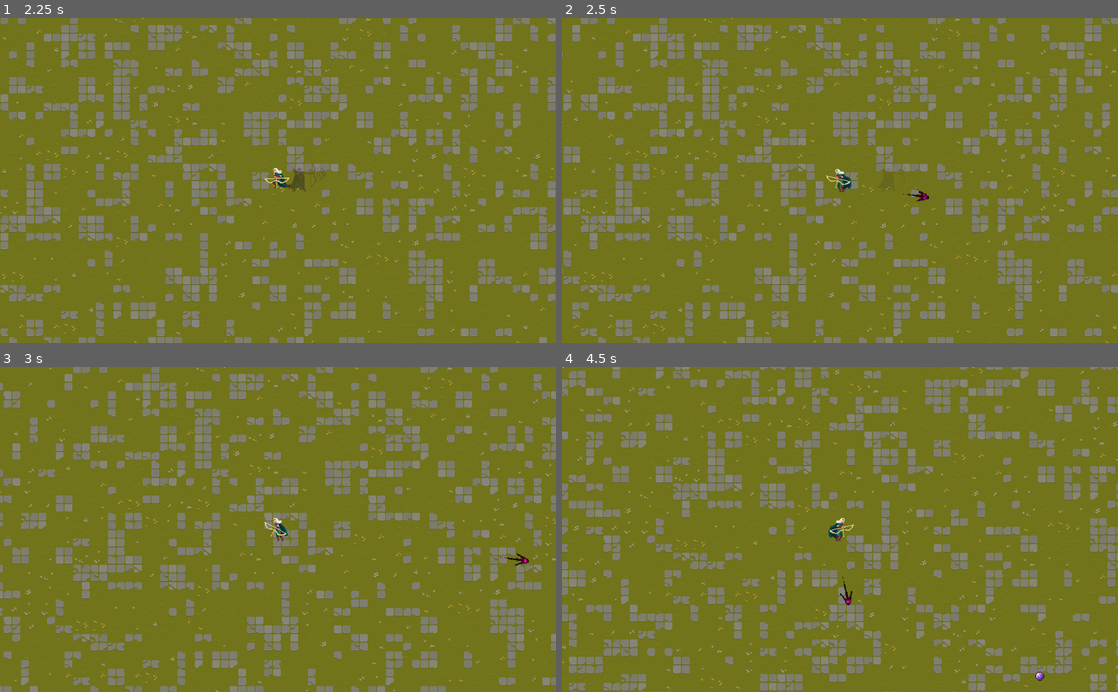
Above: before the commit, frames 1-4 (two rows, left to right).
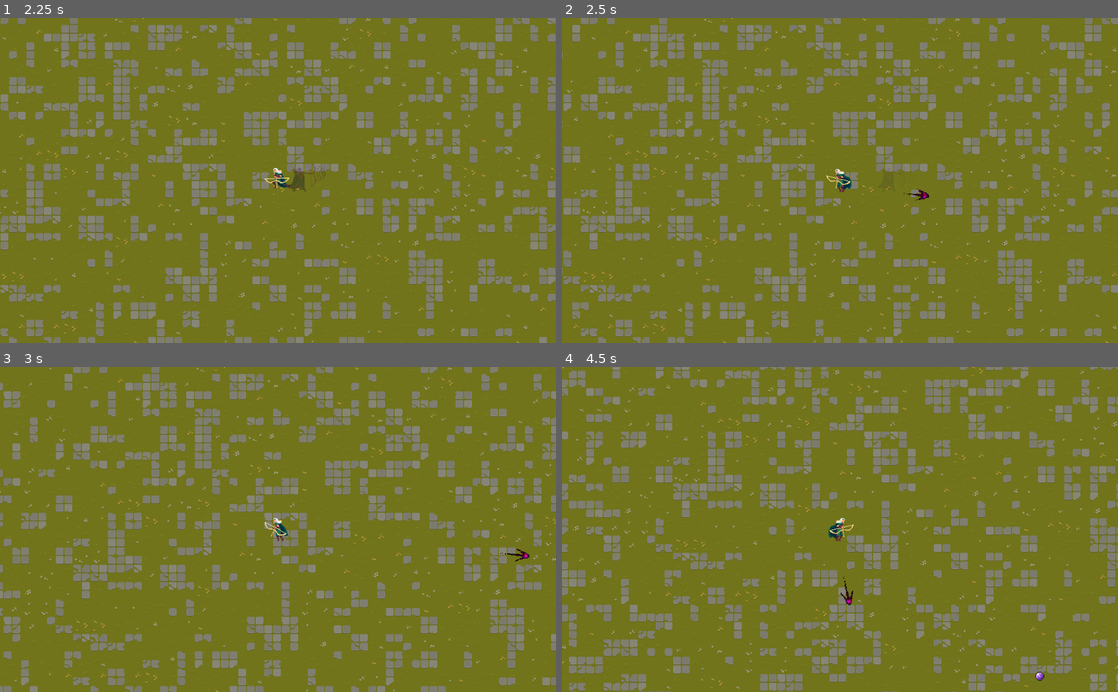
Above: after the commit, the same moments.

Repository: Timofey-Chenski/Project_Exarch
Game: Godot game, scene res://Main.tscn
The game is run twice, just before and just after one commit, with the same random seed, the same clock (stepped at 60 frames per second) and the same inputs.
Inputs:
- Up to frame 1 (2.25 s): hold W (up) 0.53-2.03 s; hold A (left) from 2.03 s (still down)
- Up to frame 2 (2.5 s): keep holding A (left)
- Up to frame 3 (3 s): keep holding A (left)
- Up to frame 4 (4.5 s): release A (left) at 3.53 s; hold S (down) 3.53-4.28 s; hold D (right) from 4.28 s (still down)

Frame 1 is identical in both runs. In frame 2, less than 0.1% of the frame differs, in the area x 61-66%, y 52-57%; in frame 3, less than 0.1%, in the area x 89-96%, y 55-62%; in frame 4, less than 0.1%.

Commit message:
Улучшение пикапов
Более сбалансированный список апгрейдов для пикапов
Добавлена основа системы здоровья
Добавлена часть функционала здоровья для скелетов

Diff:
--- a/Area2D.gd
+++ b/Area2D.gd
@@ -3,13 +3,14 @@
 export var maxRange = 2600.0
 export var speed = 400.0
 export var pierceCount = 1
+export var damage = 0
 onready var animator = $BulletAnimation
-
 var pierced = 0
 
 var _travelled_distance = 0
 
 func _physics_process(delta: float) -> void:
+
 	animator.play("Projectile")
 	var distance = speed * delta
 	var motion = transform.x * speed * delta
@@ -19,5 +20,5 @@
 	if pierced >= pierceCount: queue_free()
 
 func _on_Area2D_area_entered(area):
-	area.get_parent().get_node("AnimationPlayer").play("Death")
+	area.get_parent().hit(damage)
 	pierced +=1
--- a/Pickup.gd
+++ b/Pickup.gd
@@ -5,11 +5,16 @@
 
 func _on_Pickup_body_entered(body):
 	randomize()
-	var a = rand_range(1,4)
-	if a <=2: body.speed += 10
-	elif a <=3: body.pierceCount +=1
-	elif a <=4:
-		if body.attackTriggerDistance >6000:
-			body.attackTriggerDistance -=500
-		else:pass
+	var a = randi() % 100 + 1
+	if a <=30: pass
+	#elif a <= 50: body.healt += 20
+	elif a <= 60: body.speed += 20
+	elif a <= 70:
+		if body.attackTriggerDistance >=6000:
+			body.attackTriggerDistance -=1000
+		else: body.speed += 20
+	elif a<=80: body.damage += 5
+	#elif a<=90: body.healthRegen += 2
+	elif a<=95: body.pierceCount +=1
+	#elif a<=100: body.armor += 5
 	queue_free()
--- a/Player.gd
+++ b/Player.gd
@@ -1,10 +1,15 @@
 extends KinematicBody2D
 
-#Переменные для улучшения характеристик
+#Upradeable stats block
 export (int) var speed = 200
 export (int) var attackTriggerDistance = 18000
 export (int) var pierceCount = 1
-#Проверяемые переменные
+export (int) var damage = 10
+export (int) var health = 100
+export (int) var healthRegen = 0
+export (int) var armor = 0
+
+#Internal components
 export var velocity = Vector2()
 onready var animation = $RangerAnimation
 export var traveledDistance = 0
@@ -32,7 +37,7 @@
 # warning-ignore:unused_argument
 func _physics_process(delta):
 	get_input()
-	velocity = move_and_slide(velocity)
+	velocity = move_and_slide(velocity) #func uses delta
 	if velocity.x == 0 and velocity.y == 0:
 		animation.play("idle")
 	else:
@@ -45,4 +50,6 @@
 	var shooter = load("res://Shooter.tscn").instance()
 	shooter.position = position
 	shooter.pierceCount = pierceCount
+	shooter.damage = damage
+
 	get_parent().add_child(shooter)
--- a/Shooter.gd
+++ b/Shooter.gd
@@ -2,6 +2,7 @@
 
 var bullet = preload("res://Bullet.tscn").instance()
 export var pierceCount = 1
+export var damage = 0
 
 func closestEnemy():
 	var closestEnemy = Vector2()
@@ -17,9 +18,12 @@
 	return closestEnemy
 
 func shoot() -> void:
+	var target = closestEnemy()
+	target.y -= 19
 	bullet.position = position
 	bullet.pierceCount = pierceCount
-	bullet.look_at(closestEnemy())
+	bullet.damage = damage
+	bullet.look_at(target)
 	get_parent().add_child(bullet)
 
 func _ready():
--- a/Skeleton.gd
+++ b/Skeleton.gd
@@ -1,4 +1,8 @@
 extends KinematicBody2D
+
+export (int) var health = 20
+export (int) var healthRegen = 0
+export (int) var armor = 0
 
 onready var Player = get_parent().get_node('%Player')
 var motion
@@ -18,8 +22,12 @@
 
 func dropUpgrade():
 	var pickUp = load("res://Pickup.tscn").instance()
-	var chance = rand_range(0,1)
-	if chance <= 0.15:
+	var chance = randi() % 100 + 1 # 1 to 100
+	if chance <= 10:
 		pickUp.position = position
 		get_parent().add_child(pickUp)
 	else: pass
+
+func hit(damage):
+	health -= damage - armor
+	if health <=0: $AnimationPlayer.play("Death")
--- a/Skeleton.tscn
+++ b/Skeleton.tscn
@@ -277,6 +277,7 @@
 position = Vector2( 0, -20 )
 scale = Vector2( 0.75, 0.75 )
 frames = SubResource( 8 )
+frame = 3
 playing = true
 
 [node name="CollisionShape2D" type="CollisionShape2D" parent="."]
--- a/project.godot
+++ b/project.godot
@@ -80,3 +80,4 @@
 [rendering]
 
 2d/options/ninepatch_mode=0
+gles3/shaders/shader_cache_size_mb=2048
